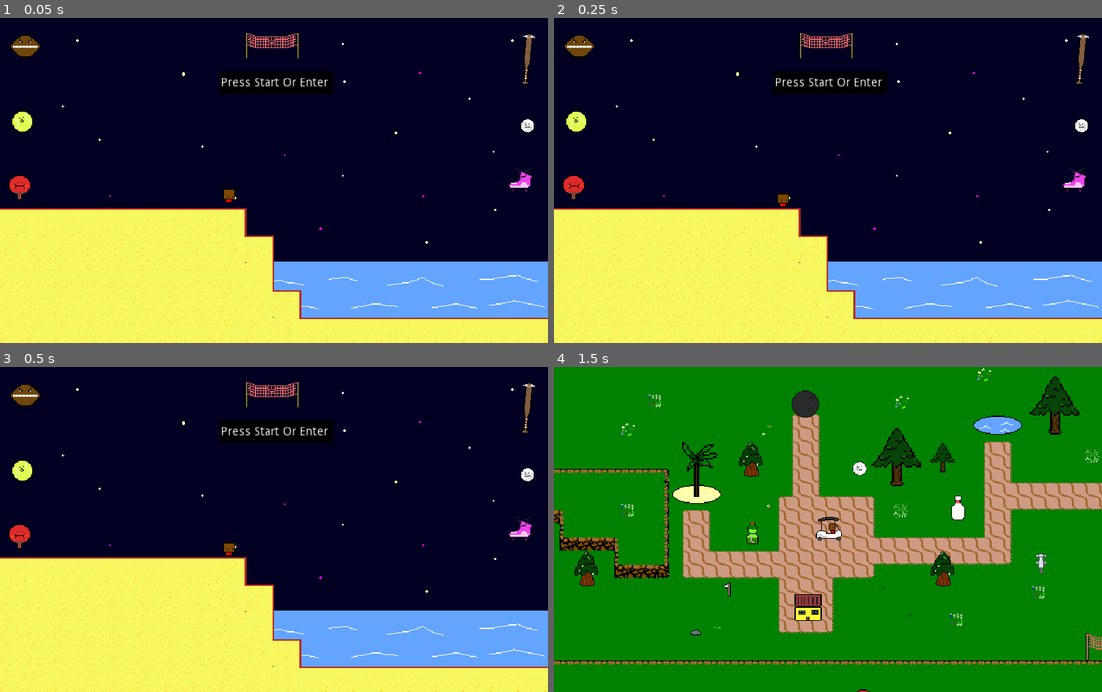
Above: before the commit, frames 1-4 (two rows, left to right).
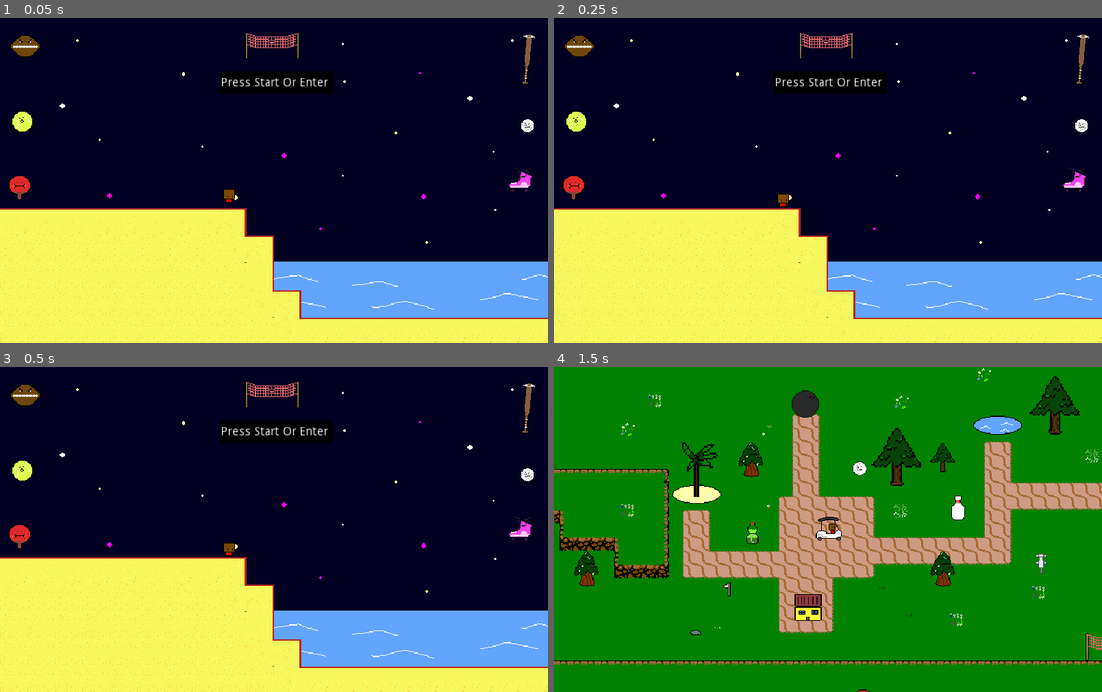
Above: after the commit, the same moments.

Repository: AdamSmif/Sportsball-Adventures
Game: Godot game, scene res://UI/TitleScreen.tscn
The game is run twice, just before and just after one commit, with the same random seed, the same clock (stepped at 60 frames per second) and the same inputs.
Inputs:
- Up to frame 1 (0.05 s): no input
- Up to frame 2 (0.25 s): no input
- Up to frame 3 (0.5 s): no input
- Up to frame 4 (1.5 s): tap Enter at 0.5 s; hold Up (ui_up) from 0.53 s (still down); tap Space (jump) at 0.77 s

The runs differ from the first frame. In frame 1, 0.3% of the frame differs, in the area x 10-100%, y 24-90%; in frame 2, 0.3%; in frame 3, 0.3%; in frame 4, nothing differs.

Commit message:
updated glitching gronkbots

Diff:
--- a/Enemies+Allies/Gronkobot/Gronkobot.tscn
+++ b/Enemies+Allies/Gronkobot/Gronkobot.tscn
@@ -22,7 +22,7 @@
 }
 
 [node name="floor_checker" type="RayCast2D" parent="."]
-position = Vector2( 0, 1.751 )
+position = Vector2( 4.55881, 0.964997 )
 scale = Vector2( 0.5, 1 )
 enabled = true
 cast_to = Vector2( 0, 20 )
--- a/Levels/World.tscn
+++ b/Levels/World.tscn
@@ -246,9 +246,6 @@
 mass = 0.102041
 physics_material_override = SubResource( 1 )
 
-[node name="Gronkobot" parent="." instance=ExtResource( 14 )]
-position = Vector2( 2453.45, 315.017 )
-
 [node name="hoopnet" parent="." instance=ExtResource( 12 )]
 position = Vector2( 526.044, 508.747 )
 scale = Vector2( 3, 3 )
@@ -380,18 +377,21 @@
 position = Vector2( 2502.6, 301.608 )
 id = 2
 
-[node name="Gronkobot2" parent="." instance=ExtResource( 14 )]
-position = Vector2( -463.305, 516.946 )
-
-[node name="Gronkobot3" parent="." instance=ExtResource( 14 )]
-position = Vector2( -544.728, 514.937 )
-direction = 1
-
 [node name="Gronkobot4" parent="." instance=ExtResource( 14 )]
 position = Vector2( -475.321, 364.21 )
 direction = 1
 detects_cliffs = false
 
+[node name="Gronkobot5" parent="." instance=ExtResource( 14 )]
+position = Vector2( -551.949, 505.227 )
+direction = 1
+detects_cliffs = false
+
+[node name="Gronkobot6" parent="." instance=ExtResource( 14 )]
+position = Vector2( 2222.64, 286.889 )
+direction = 1
+detects_cliffs = false
+
 [node name="FallZone" parent="." instance=ExtResource( 24 )]
 position = Vector2( 877.872, 1287.95 )
 lose_level_world_scene = "res://Levels/World.tscn"
--- a/UI/TitleScreen.tscn
+++ b/UI/TitleScreen.tscn
@@ -28,12 +28,15 @@
 
 [node name="NightSkyAnimated" parent="." instance=ExtResource( 6 )]
 position = Vector2( 320, 192 )
+frame = 1
 
 [node name="NightSkyAnimated3" parent="." instance=ExtResource( 6 )]
 position = Vector2( 960, 192 )
+frame = 1
 
 [node name="NightSkyAnimated2" parent="." instance=ExtResource( 6 )]
 position = Vector2( -320, 192 )
+frame = 1
 
 [node name="ColorRect2" type="ColorRect" parent="."]
 margin_left = 256.0
@@ -71,14 +74,14 @@
 
 [node name="Ocean" parent="." instance=ExtResource( 1 )]
 position = Vector2( 512, 288 )
-frame = 1
+frame = 2
 
 [node name="Ocean2" parent="." instance=ExtResource( 1 )]
 position = Vector2( 256, 288 )
+frame = 1
 
 [node name="Ocean3" parent="." instance=ExtResource( 1 )]
 position = Vector2( 0, 288 )
-frame = 2
 
 [node name="BeachTile" parent="." instance=ExtResource( 3 )]
 position = Vector2( 288, 352 )
--- a/project.godot
+++ b/project.godot
@@ -28,7 +28,7 @@
 window/size/test_width=1280
 window/size/test_height=760
 window/stretch/mode="2d"
-window/stretch/aspect="expand"
+window/stretch/aspect="keep"
 
 [importer_defaults]
 
Not shown, added: Assets/rockclimbingwall/rockclimbingwalltileset.png.import
